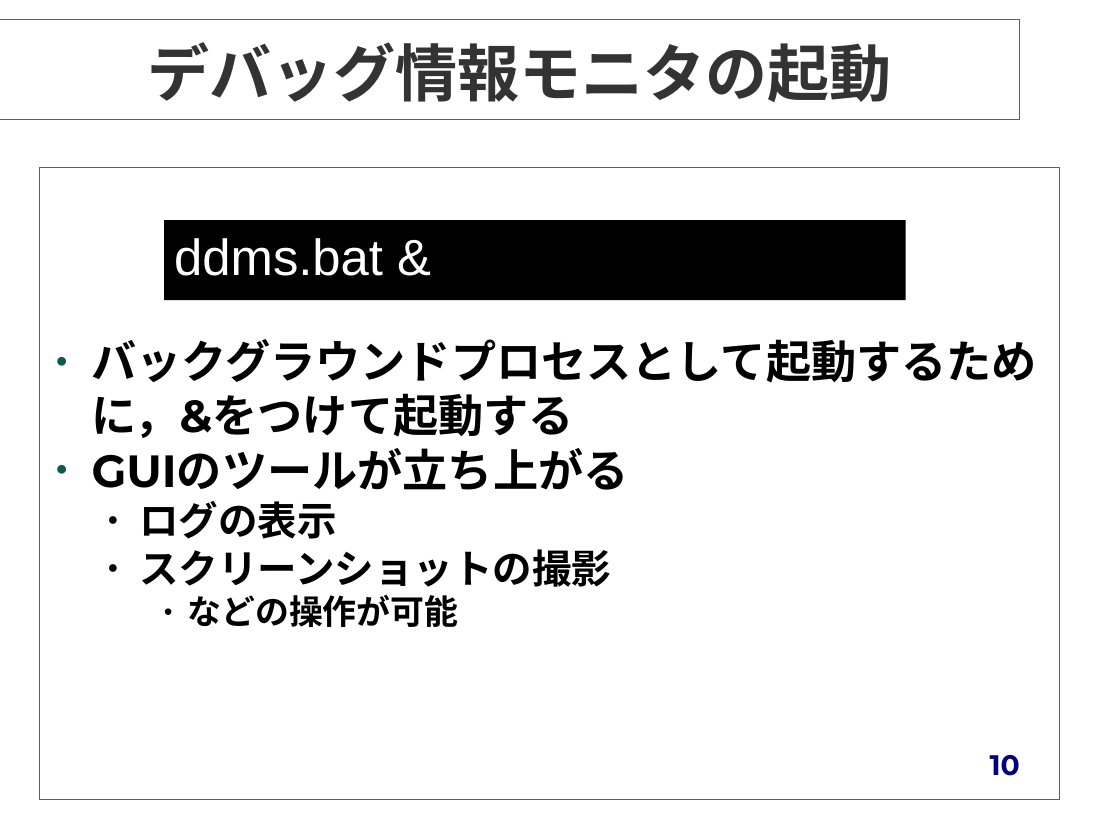
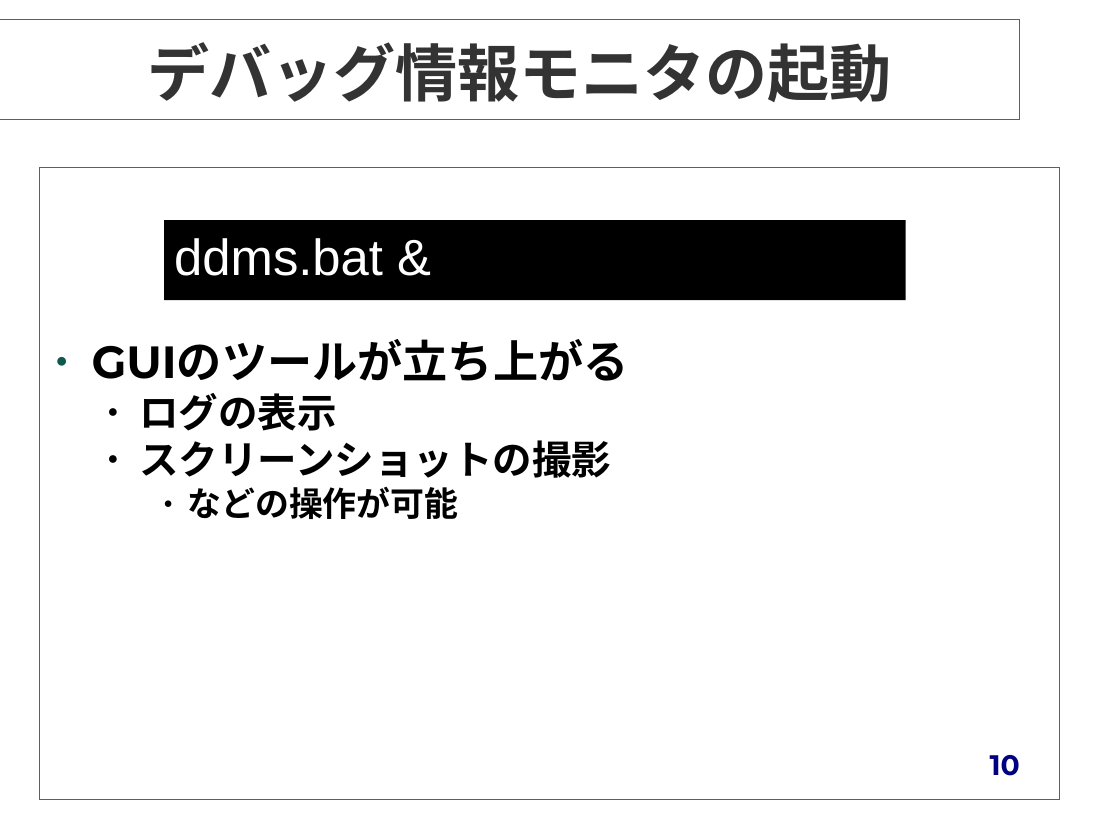
Before and after one commit to red13/presentations, a slide deck: slide 10 of android_20101213/no_eclipse.odp. Drawn at 1120x840 pixels with LibreOffice and Linux fonts; fonts in the diff are those of the drawing; background and template pictures are left out. Boxes give left, top, right and bottom in pixels: in the first picture for what was removed or moved away, otherwise in the second. Text is boxed around its words. In the diff, an @@ line names an element or a change of style, - is before the commit and + after.

```diff
--- a/android_20101213/no_eclipse.odp
+++ b/android_20101213/no_eclipse.odp
@@ text at [92,339,1037,438]: paragraph removed @@
-● バックグラウンドプロセスとして起動するために，&をつけて起動する
```
Also in this commit, not shown: 1 other slide changed, 1 other file.
